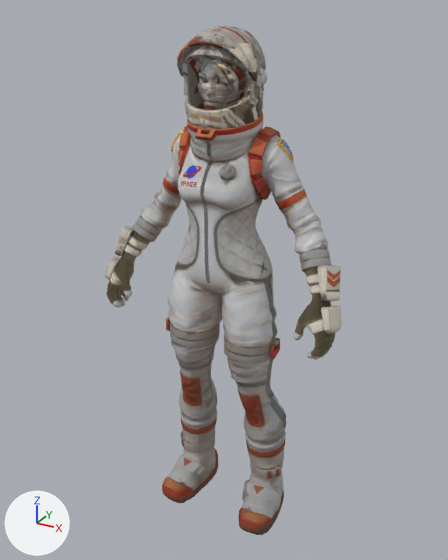
A saved change to the glTF model assets/imported/f_moonwalker_a.glb.
Before and after are seen from a camera (50 mm lens) standing at (0.981, -1.804, 1.9) and looking at (-0.022, 0.02, 0.988). Every picture has the same lights, and +X, +Y and +Z are marked at lower left. The older version comes first. Where no turn or scale is listed for an object, it has been applied to the vertices. Vertices at exactly the same position are counted once.

Objects in the first picture: 'SK_F_Med_Astronaut_01_Body_LOD0.mo', 'SK_F_Med_Astronaut_01_Body_LOD0.mo.001'.
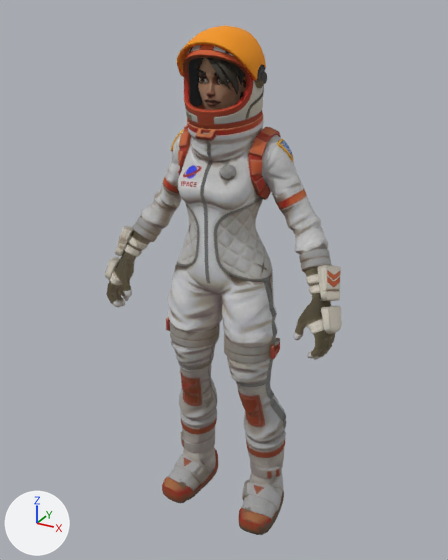
Boxes [x1, y1, x2, y2] around the edits, measured in the pictures (448 x 560 px):
'SK_F_Med_Astronaut_01_Body_LOD0.mo.001', recoloured: [177, 25, 267, 129] in both
part 1 of me_sk_f_med_astronaut_01_body_lod0_md, recoloured (darker): [195, 58, 245, 95] in both
part 2 of me_sk_f_med_astronaut_01_body_lod0_md, recoloured (darker): [197, 58, 246, 110] in both

Diff of the bpy script that builds the scene:
```diff
--- a/assets/imported/f_moonwalker_a.glb.py
+++ b/assets/imported/f_moonwalker_a.glb.py
@@ img_runtime_t_female_med_astronaut_01_helmet_d_png_001 @@
+img_runtime_t_female_med_astronaut_01_helmet_d_png_001 = load_image('runtime_T_Female_MED_Astronaut_01_Helmet_D_png_001', '_unpacked/runtime_T_Female_MED_Astronaut_01_Helmet_D_png_001', 1024, 1024, 'sRGB')
@@ img_runtime_t_female_med_astronaut_01_helmet_n_png_001_gl @@
+img_runtime_t_female_med_astronaut_01_helmet_n_png_001_gl = load_image('runtime_T_Female_MED_Astronaut_01_Helmet_N_png_001_gl', '_unpacked/runtime_T_Female_MED_Astronaut_01_Helmet_N_png_001_gl', 768, 768, 'Non-Color')
@@ img_runtime_f_med_commando_hair_01_d_png_002 @@
+img_runtime_f_med_commando_hair_01_d_png_002 = load_image('runtime_F_Med_Commando_Hair_01_D_png_002', '_unpacked/runtime_F_Med_Commando_Hair_01_D_png_002', 1024, 1024, 'sRGB')
@@ img_runtime_f_med_commando_hair_01_n_png_002_gl @@
+img_runtime_f_med_commando_hair_01_n_png_002_gl = load_image('runtime_F_Med_Commando_Hair_01_N_png_002_gl', '_unpacked/runtime_F_Med_Commando_Hair_01_N_png_002_gl', 768, 768, 'Non-Color')
@@ img_runtime_f_med_commando_head_01_n_png_gl @@
+img_runtime_f_med_commando_head_01_n_png_gl = load_image('runtime_F_MED_Commando_Head_01_N_png_gl', '_unpacked/runtime_F_MED_Commando_Head_01_N_png_gl', 768, 384, 'Non-Color')
@@ img_runtime_f_med_commando_head_01_d_png @@
+img_runtime_f_med_commando_head_01_d_png = load_image('runtime_F_MED_Commando_Head_01_D_png', '_unpacked/runtime_F_MED_Commando_Head_01_D_png', 1024, 512, 'sRGB')
@@ mat_f_med_astronaut_01_helmet_portable_0 @@
+mat_f_med_astronaut_01_helmet_portable_0 = bpy.data.materials.new('F_MED_Astronaut_01_Helmet_portable_0')
+# uses the picture img_runtime_t_female_med_astronaut_01_helmet_d_png_001
+# uses the picture img_runtime_t_female_med_astronaut_01_helmet_n_png_001_gl
@@ mat_f_med_commando_hair_ponytail_portable_0 @@
+mat_f_med_commando_hair_ponytail_portable_0 = bpy.data.materials.new('F_MED_Commando_Hair_Ponytail_portable_0')
+# uses the picture img_runtime_f_med_commando_hair_01_d_png_002
+# uses the picture img_runtime_f_med_commando_hair_01_n_png_002_gl
@@ mat_f_med_commando_head_01_portable_0 @@
+mat_f_med_commando_head_01_portable_0 = bpy.data.materials.new('F_MED_Commando_Head_01_portable_0')
+# uses the picture img_runtime_f_med_commando_head_01_d_png
+# uses the picture img_runtime_f_med_commando_head_01_n_png_gl
@@ me_sk_f_med_astronaut_01_body_lod0_md @@
 me_sk_f_med_astronaut_01_body_lod0_md.from_pydata(...)  # 11553 vertices, 22826 faces; spans x -0.46..0.46, y -0.13..0.2, z -0.01..1.83
 # used by ob_sk_f_med_astronaut_01_body_lod0_mo; location = (0.0, -0.034, 0.008)
+# me_sk_f_med_astronaut_01_body_lod0_md part 1: 2600 faces spanning x -0.09..0.09, y -0.1..0.2, z 1.54..1.83 switch from mat_f_med_astronaut_01_body_portable_0 to mat_f_med_commando_hair_ponytail_portable_0
+# me_sk_f_med_astronaut_01_body_lod0_md part 2: 5782 faces spanning x -0.09..0.09, y -0.09..0.11, z 1.48..1.8 switch from mat_f_med_astronaut_01_body_portable_0 to mat_f_med_commando_head_01_portable_0
@@ me_sk_f_med_astronaut_01_body_lod0_md_001 @@
 me_sk_f_med_astronaut_01_body_lod0_md_001.from_pydata(...)  # 989 vertices, 1938 faces; spans x -0.141..0.141, y -0.111..0.139, z 1.547..1.842
-me_sk_f_med_astronaut_01_body_lod0_md_001.materials.append(mat_f_med_astronaut_01_body_portable_0)
+me_sk_f_med_astronaut_01_body_lod0_md_001.materials.append(mat_f_med_astronaut_01_helmet_portable_0)
```
